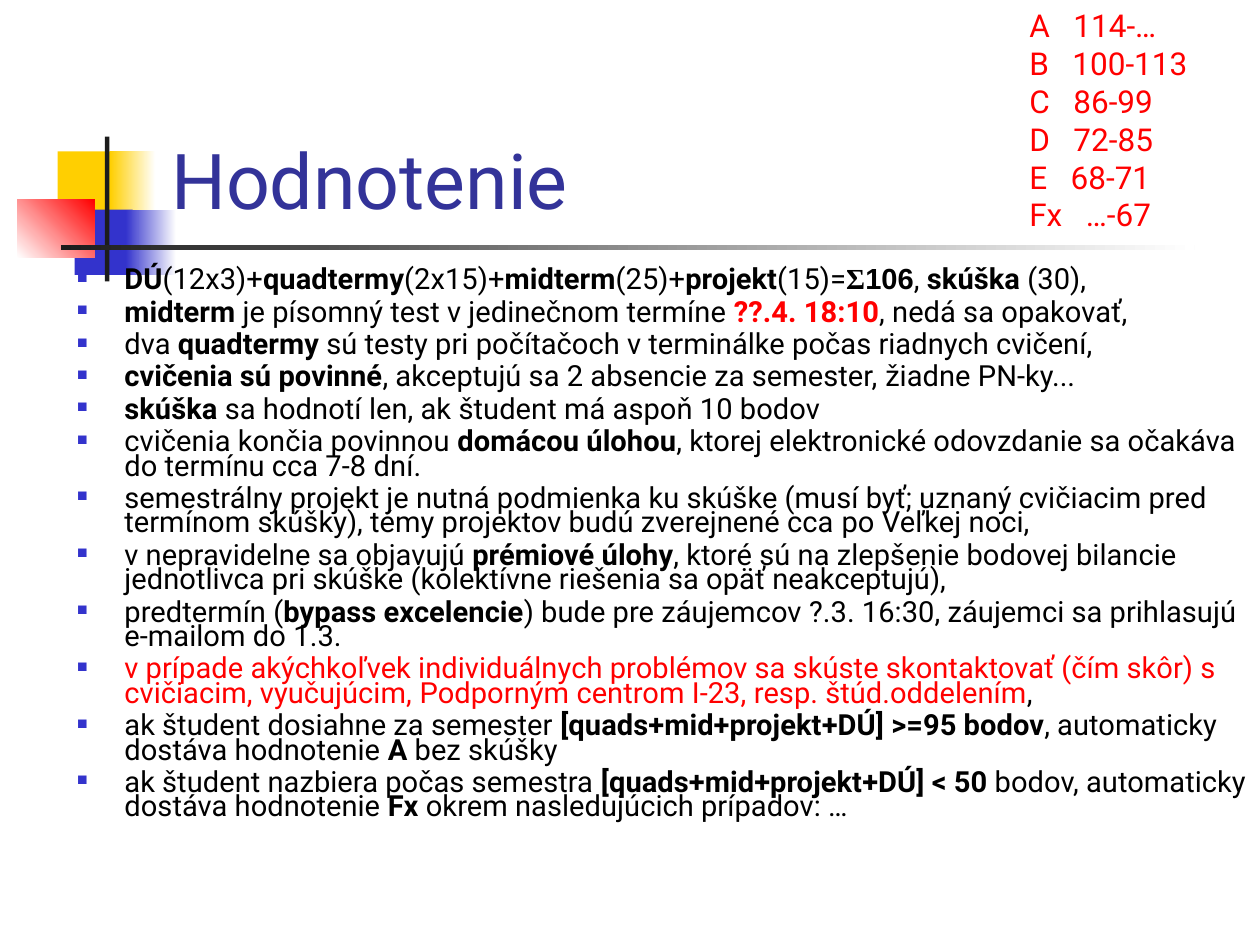
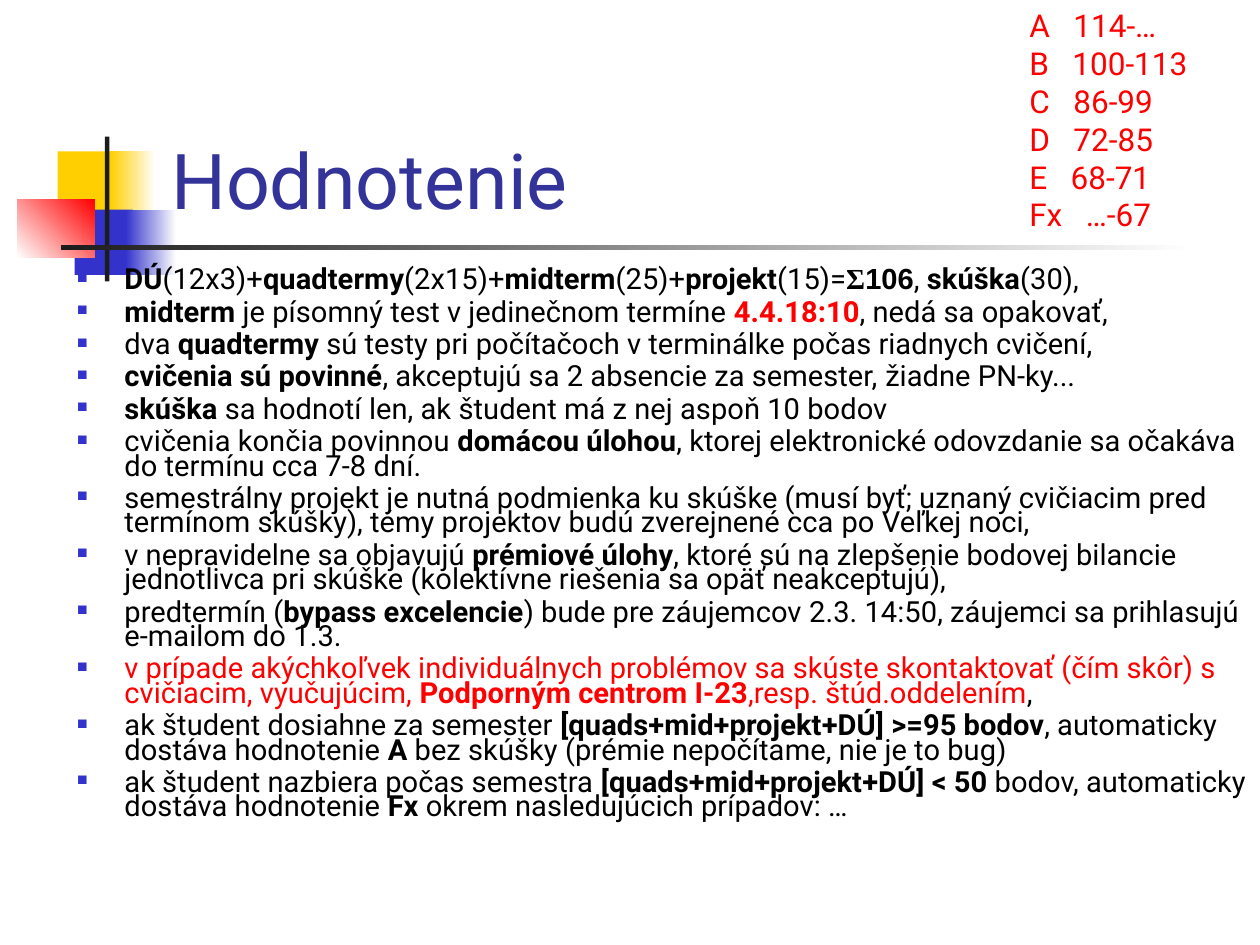
Before and after one commit to Programovanie4/Prednasky, a slide deck: slide 3 of 01/01_java.ppt. Drawn at 1260x945 pixels with LibreOffice and Linux fonts; fonts in the diff are those of the drawing. Boxes give left, top, right and bottom in pixels: in the first picture for what was removed or moved away, otherwise in the second. Text is boxed around its words. In the diff, an @@ line names an element or a change of style, - is before the commit and + after.

```diff
--- a/01/01_java.ppt
+++ b/01/01_java.ppt
@@ text at [124, 262, 1108, 329]: text changed @@
-■ DÚ(12x3)+quadtermy(2x15)+midterm(25)+projekt(15)=Σ106, skúška (30),
-■ midterm je písomný test v jedinečnom termíne ??.4. 18:10, nedá sa opakovať,
+■ DÚ(12x3)+quadtermy(2x15)+midterm(25)+projekt(15)=Σ106, skúška(30),
+■ midterm je písomný test v jedinečnom termíne 4.4.18:10, nedá sa opakovať,
@@ text at [124, 392, 887, 426]: text changed @@
-■ skúška sa hodnotí len, ak študent má aspoň 10 bodov
+■ skúška sa hodnotí len, ak študent má z nej aspoň 10 bodov
@@ text at [124, 595, 1238, 767]: text changed @@
-■ predtermín (bypass excelencie) bude pre záujemcov ?.3. 16:30, záujemci sa prihlasujú e-mailom do 1.3.
-■ v prípade akýchkoľvek individuálnych problémov sa skúste skontaktovať (čím skôr) s cvičiacim, vyučujúcim, Podporným centrom I-23, resp. štúd.oddelením,
-■ ak študent dosiahne za semester [quads+mid+projekt+DÚ] >=95 bodov, automaticky dostáva hodnotenie A bez skúšky
+■ predtermín (bypass excelencie) bude pre záujemcov 2.3. 14:50, záujemci sa prihlasujú e-mailom do 1.3.
+■ v prípade akýchkoľvek individuálnych problémov sa skúste skontaktovať (čím skôr) s cvičiacim, vyučujúcim, Podporným centrom I-23,resp. štúd.oddelením,
+■ ak študent dosiahne za semester [quads+mid+projekt+DÚ] >=95 bodov, automaticky dostáva hodnotenie A bez skúšky (prémie nepočítame, nie je to bug)
```
Also in this commit, not shown: 4 other slides changed, 1 slide added, 1 other file.
